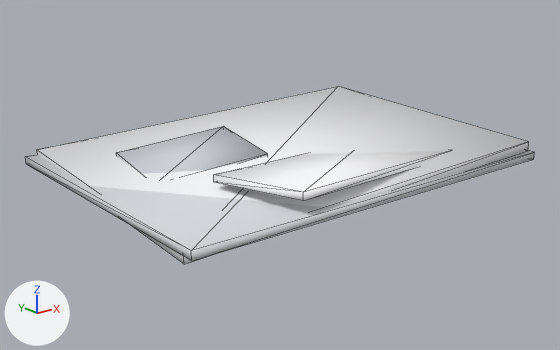
The glTF model Assets/models/grocery-store-wreck.glb, before and after one commit.
One viewpoint serves both versions: a 50 mm lens placed at (-27.6, -34.2, 13.4), pointed at (-0.4, -0.2, -0.2). The axes (+X, +Y, +Z) are drawn at lower left. The lights are the same throughout. The first picture is the older version. Mesh edges are drawn as thin lines. Where no turn or scale is listed for an object, it has been applied to the vertices.

In view in the first picture: 'geometry_0'.
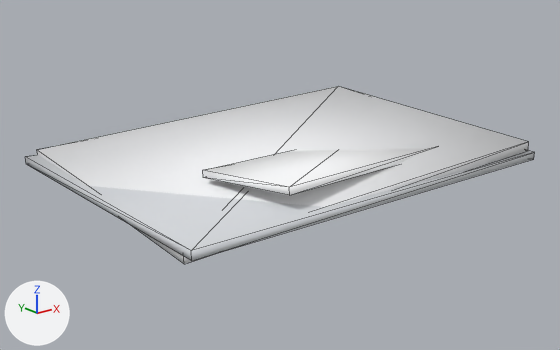
Boxes (x1, y1, x2, y2) around the edits, measured in the pictures (560 x 350 px; the box of a moved part takes in the faces that stretch with it):
```json
{"part": 1, "of": "me_geometry_0", "change": "deleted", "before": [116, 126, 268, 174]}
{"part": 2, "of": "me_geometry_0", "change": "moved or reshaped", "before": [214, 152, 445, 201], "after": [203, 149, 429, 195]}
```

Scene script edits in JSON lines:
```json
{"block": "me_geometry_0", "where": "# used by ob_geometry_0; location = (0.0, 0.0, 0.0)"}
{"block": "me_geometry_0", "where": "# verts and faces of me_geometry_0; kept vertices keep their numbers, new ones are numbered from 32"}
{"block": "me_geometry_0", "where": "# before: 16 (-6.0, -8.9, 1.8) at pixel (303, 200), 17 (6.9, -7.0, 1.1), 18 (6.9, -6.9, 1.5), 19 (-5.9, -8.8, 2.2) at pixel (303, 192), 20 (5.9, -1.1, 0.7)"}
{"block": "me_geometry_0", "where": "# before: 21 (-6.9, -3.0, 1.4) at pixel (213, 182), 22 (-6.9, -3.0, 1.8) at pixel (213, 174), 23 (6.0, -1.0, 1.1)"}
{"op": "remove", "block": "me_geometry_0", "code": "me_geometry_0.from_pydata(...)  # 32 vertices, 48 faces; spans x -12.0..12.0, y -9.0..9.0, z 0.0..2.4"}
{"op": "add", "block": "me_geometry_0", "code": "me_geometry_0.from_pydata(...)  # 24 vertices, 36 faces; spans x -12.0..12.0, y -9.0..9.0, z 0.0..2.4"}
{"block": "me_geometry_0", "change": "me_geometry_0 part 1: the loose piece of 8 vertices spanning x -8.7..-1.3, y -0.9..4.8, z 0.4..2.1 is deleted"}
{"block": "me_geometry_0", "change": "me_geometry_0 part 2"}
{"op": "add", "block": "me_geometry_0", "code": "for i in [*range(16, 24)]: verts[i] += (0.0, 1.0, 0.0)"}
```
